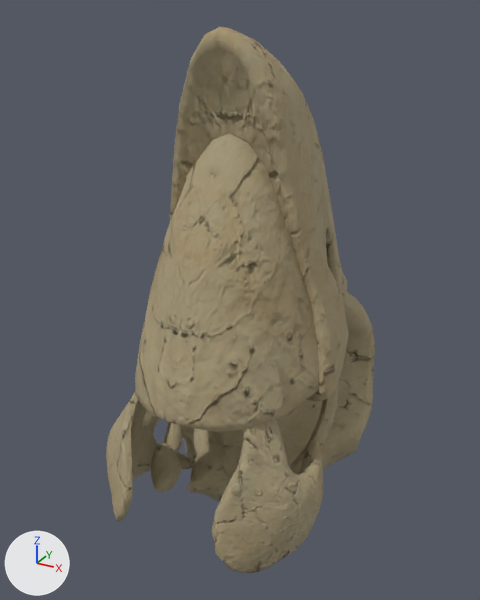
One commit to the Blender file src/addons/no_mans_sky_base_builder/models-high-res/assets/FOS_HEAD_IB.blend: the scene before it, then after it.
Before and after are seen from a 50 mm lens placed at (0.481, -0.528, 0.693), pointed at (-0.012, 0.369, 0.245). Arrows for +X, +Y and +Z are at lower left; the lights stay in place. The older version comes first.

The first picture shows 'FOS_HEAD_IB'.
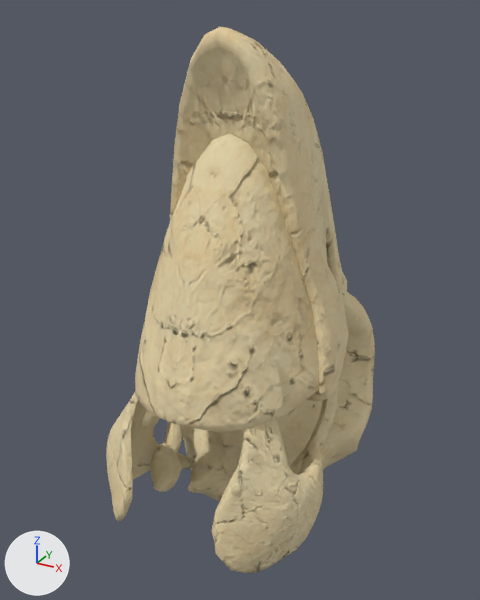
Changed parts and their boxes [x1, y1, x2, y2] in the pictures (480 x 600 px):
'FOS_HEAD_IB', surface changed (brown to beige)
    both: [106, 27, 375, 573]

What changed in the scene script:
```text
Change mat_bonetileable:
    where n8 = _N.new('ShaderNodeMixRGB'); n8.name = 'Mix (Legacy)'
    add n8.inputs[0].default_value = 0.0  # 'Factor'
```
